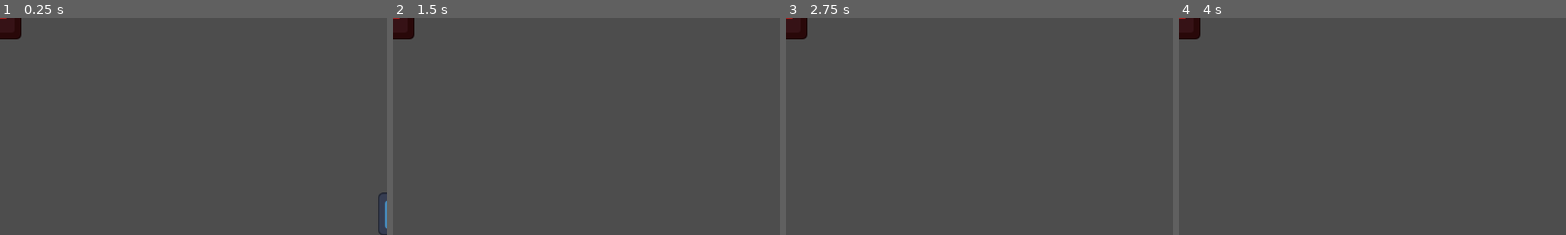
Above: before the commit, frames 1-4 (left to right).
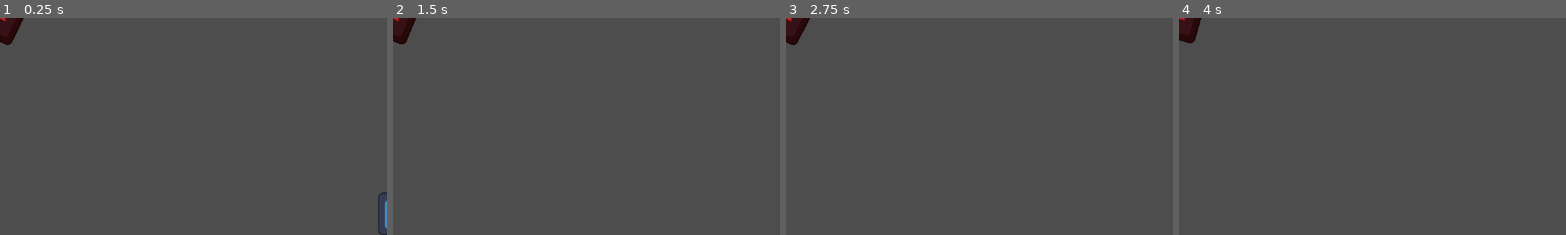
Above: after the commit, the same moments.

Repository: specialOne16/Godot-Wild-Jam-87
Game: Godot game, scene res://world/world.tscn
Two runs of this game, one before a commit and one after it. Both use one fixed random seed, a clock stepped at 60 frames per second and the inputs below. The engine's default icon, where the game draws it, is replaced by a stand-in: a white triangle on a blue panel in a dark square.
Inputs:
- Up to frame 1 (0.25 s): no input
- Up to frame 2 (1.5 s): tap Enter at 0.5 s; hold Right (right) 0.53-1.28 s; hold Down (down) from 1.28 s (still down)
- Up to frame 3 (2.75 s): release Down (down) at 2.03 s; hold Right (right) from 2.03 s (still down)
- Up to frame 4 (4 s): release Right (right) at 2.78 s; hold Up (up) 2.78-3.53 s; tap Space at 3.5 s; hold Left (left) from 3.53 s (still down)
The pictures show only the part of the screen within x 0-50%, y 0-50%; the shares and areas given below are measured in that part.

The runs differ from the first frame. In frame 1, 0.2% of the frame differs, in the area x 0-7%, y 0-13%; in frame 2, 0.2%; in frame 3, 0.2%; in frame 4, 0.1%.

Commit message:
Removed commented code and added todo comment

Diff:
--- a/entities/enemies/base/base_enemy.gd
+++ b/entities/enemies/base/base_enemy.gd
@@ -5,6 +5,7 @@
 var player: Player
 #
 func _process(delta: float) -> void:
-	if player and event_bus.enemy_spawner == true:
+	#todo - when day arrives need to either stop zombies attacking player.
+	if player:
 		global_position += global_position.direction_to(player.global_position) * move_speed * delta;
 		look_at(player.global_position)
--- a/world/day_night_cycle/day_night_cycle.gd
+++ b/world/day_night_cycle/day_night_cycle.gd
@@ -16,8 +16,6 @@
 	dusk_overlay.visible = false
 	timer_init()
 	toggle_morning_overlay()
-	#cycle_timer.start()
-	#cycle_timer.timeout.connect(toggle_morning_overlay)
 
 func timer_init():
 	morning_timer.wait_time = morning_timer_time
